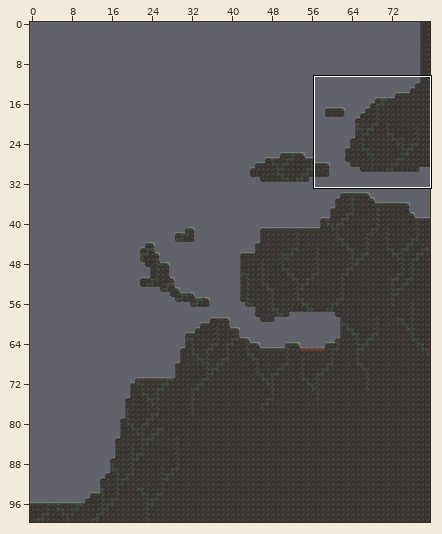
Tiled map: Assets/Tilemaps/Doodles/final_levels/the_elder.tmx. Above: a wide view before the commit, with the close-up outlined.
Close-up. As it was:
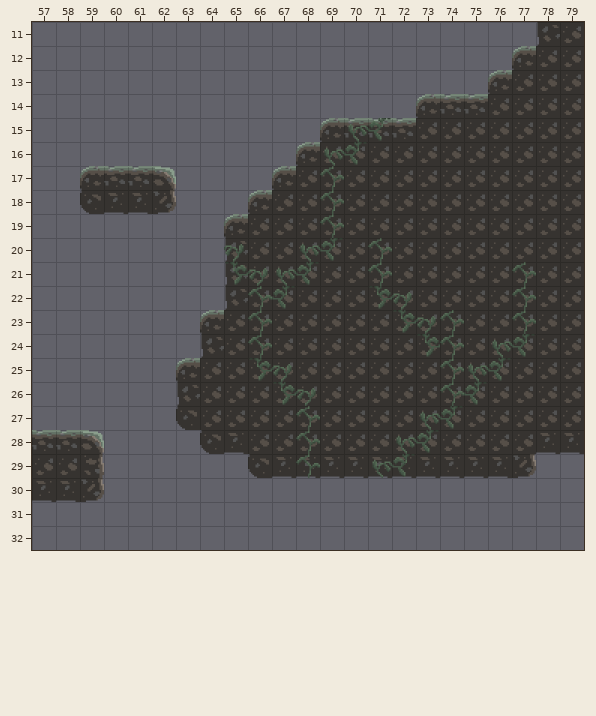
Cells are 32x32 px. Shown: x 57..79, y 11..32. The commit also changed other parts of the map, which this record leaves out.
The same view after the edit:
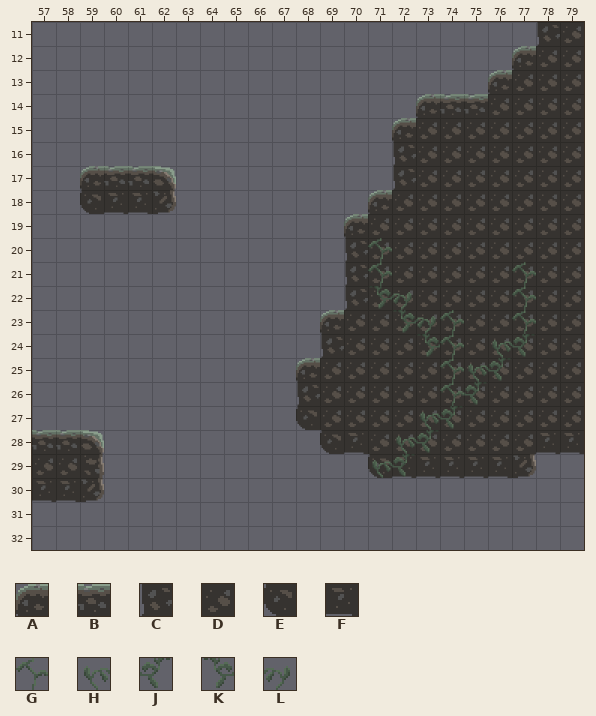
Key: from "tiles_16_with_vines": A 0, B 1, C 6, D 7, E 12, F 13, G 24, H 25, J 26, K 27, L 28.
_ is an empty cell.
Diff:
Layer "Tile Layer 1":
Tile B becomes tile A in row 15 at x 72.
Tile D becomes tile A in row 18 at x 71; in row 19 at x 70; in row 23 at x 69; in row 25 at x 68.
Tile D becomes tile C in rows 16 to 17 at x 72; in rows 20 to 22 at x 70; in row 24 at x 69; in row 26 at x 68.
Tile D becomes tile E in row 27 at x 68; in row 28 at x 69.
Tile F becomes tile E in row 29 at x 71.
Tile D becomes tile F in row 28 at x 70.
Tile A is gone in row 15 at x 69; in row 16 at x 68; in row 17 at x 67; in row 18 at x 66; in row 19 at x 65; in row 23 at x 64.
Tile A is gone in row 25 at x 63.
Tile B is gone in row 15 at x 70 to 71.
Tile C is gone in rows 20 to 22 at x 65; in row 24 at x 64; in row 26 at x 63.
Tile D is gone in row 16 at x 69 to 71; in row 17 at x 68 to 71; in row 18 at x 67 to 70; in rows 19 to 22 at x 66 to 69; in rows 23 to 24 at x 65 to 68; in rows 25 to 27 at x 64 to 67.
Tile D is gone in row 28 at x 66 to 68.
Tile E is gone in row 27 at x 63; in row 28 at x 64; in row 29 at x 66.
Tile F is gone in row 28 at x 65; in row 29 at x 67 to 70.
Layer "Overlay":
Tile G is gone in rows 17 to 19 at x 69; in rows 22 to 24 at x 66; in rows 27 to 29 at x 68.
Tile H is gone in row 15 at x 70; in row 16 at x 69; in row 20 at x 68; in row 21 at x 67.
Tile J is gone in row 15 at x 71; in row 16 at x 70; in row 20 at x 69; in row 21 at x 68; in row 22 at x 67.
Tile K is gone in row 21 at x 65; in row 25 at x 66; in row 26 at x 67.
Tile L is gone in row 20 at x 65; in row 21 at x 66; in row 25 at x 67; in row 26 at x 68.
Changed places in both close-ups, as pixel boxes (x1, y1, x2, y2):
changed: (176, 118, 416, 478)
